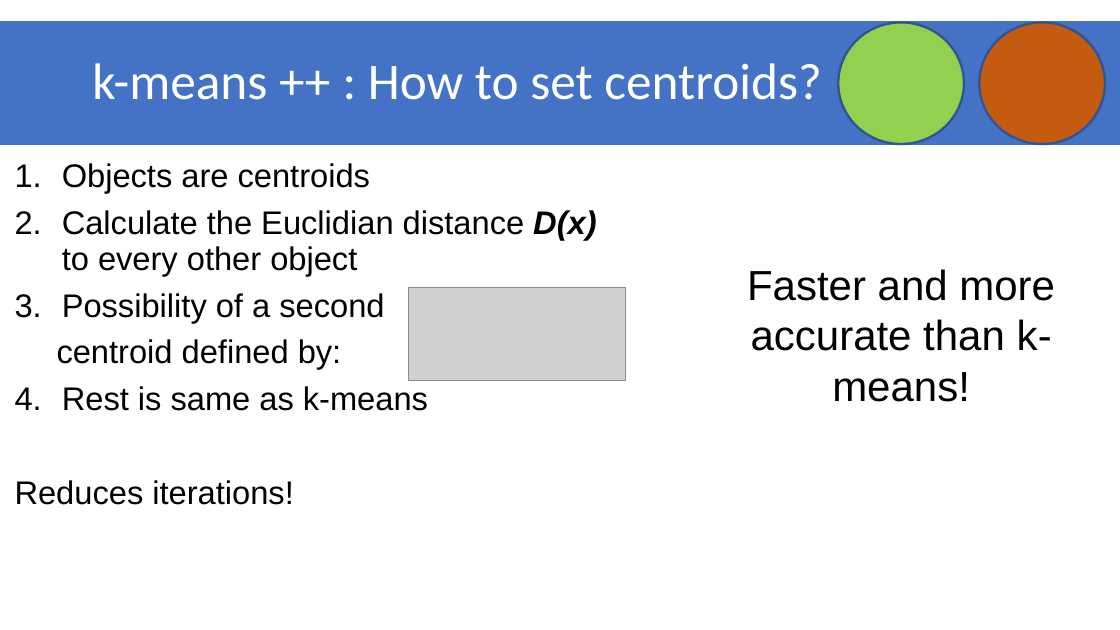
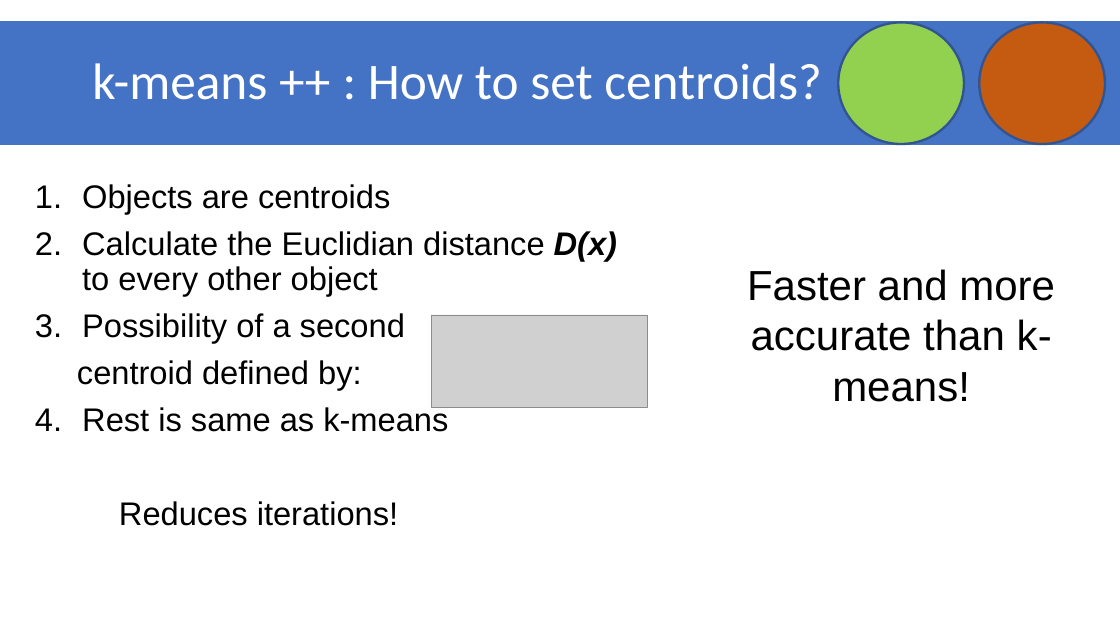
Before and after one commit to datascience-mobi/group-01-project-4-1, a slide deck: slide 4 of K-means clustering.pptx. Drawn at 1120x630 pixels with LibreOffice and Linux fonts; fonts in the diff are those of the drawing; grey boxes stand for pictures. Boxes give left, top, right and bottom in pixels: in the first picture for what was removed or moved away, otherwise in the second. Text is boxed around its words. In the diff, an @@ line names an element or a change of style, - is before the commit and + after.

```diff
--- a/K-means clustering.pptx
+++ b/K-means clustering.pptx
@@ text "Objects are centroids" rewrapped from <box>15,163,596,505</box> to <box>77,184,617,526</box> @@
@@ picture: place and size @@
-picture at <box>408,287,625,380</box>
+picture at <box>432,315,649,408</box>
```
Also in this commit, not shown: 2 other slides changed.
